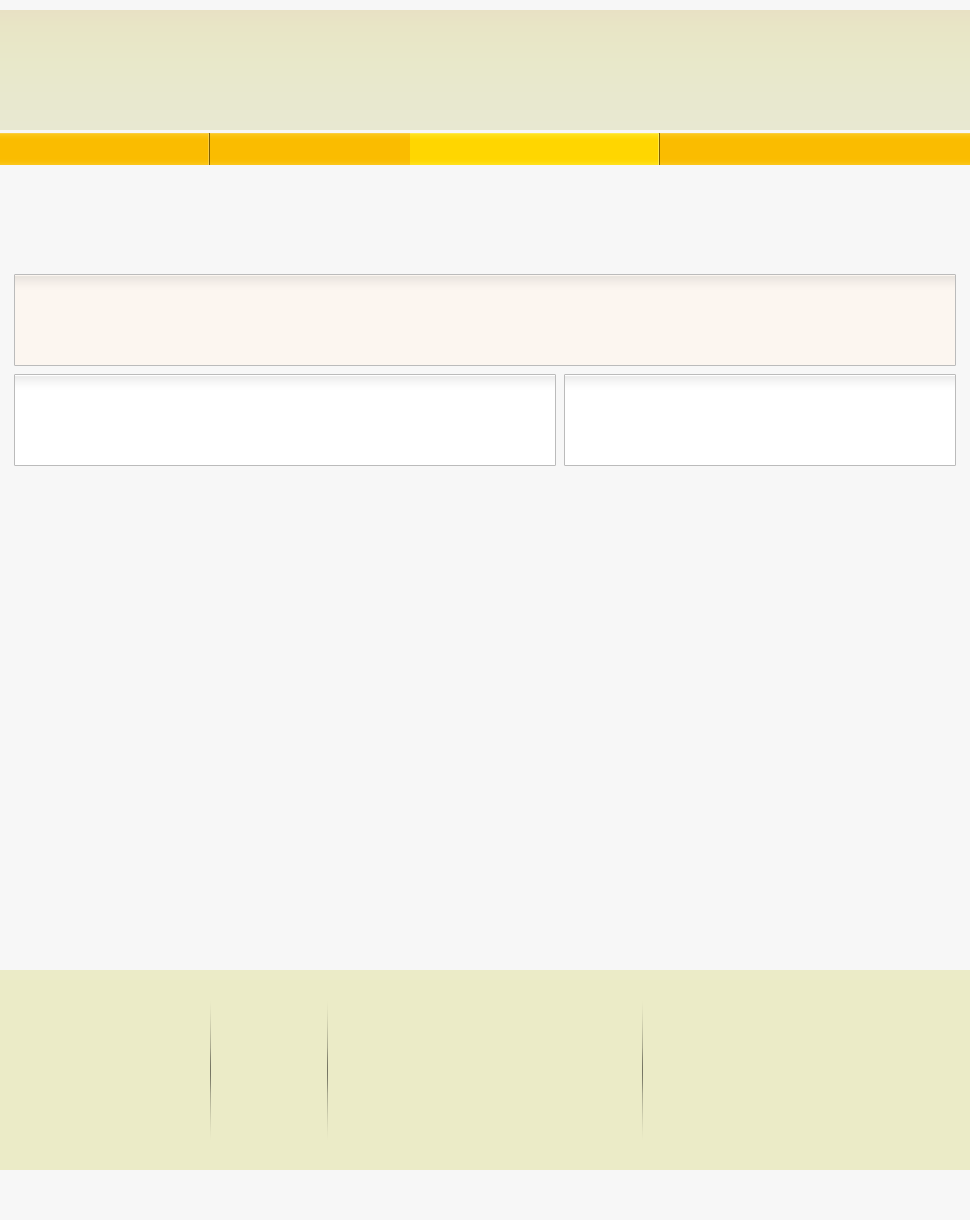
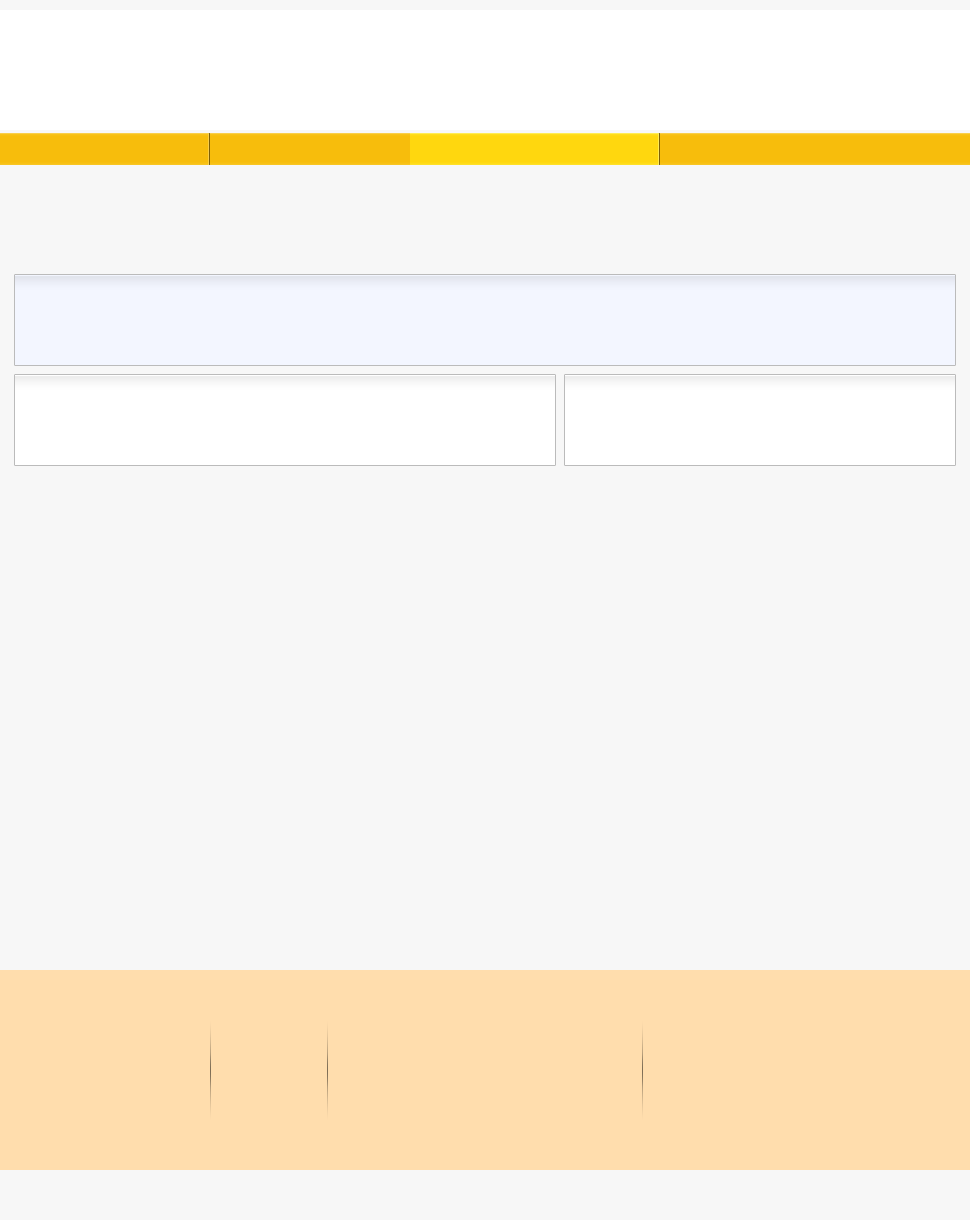
Two versions of the same layered image (970x1220). Layer-by-layer changes:
painted on "header" over [0, 10, 970, 130]
painted on "navbar" over [0, 133, 970, 165]
painted on "header widgets" over [15, 275, 955, 365]
painted on "footer boxes" over [0, 970, 970, 1170]
